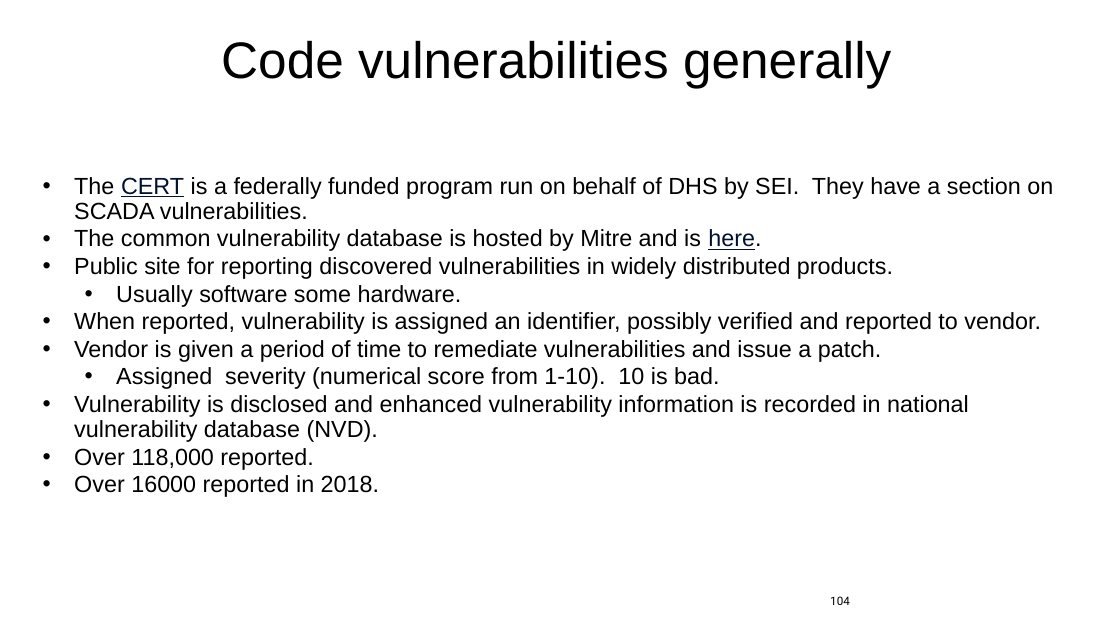
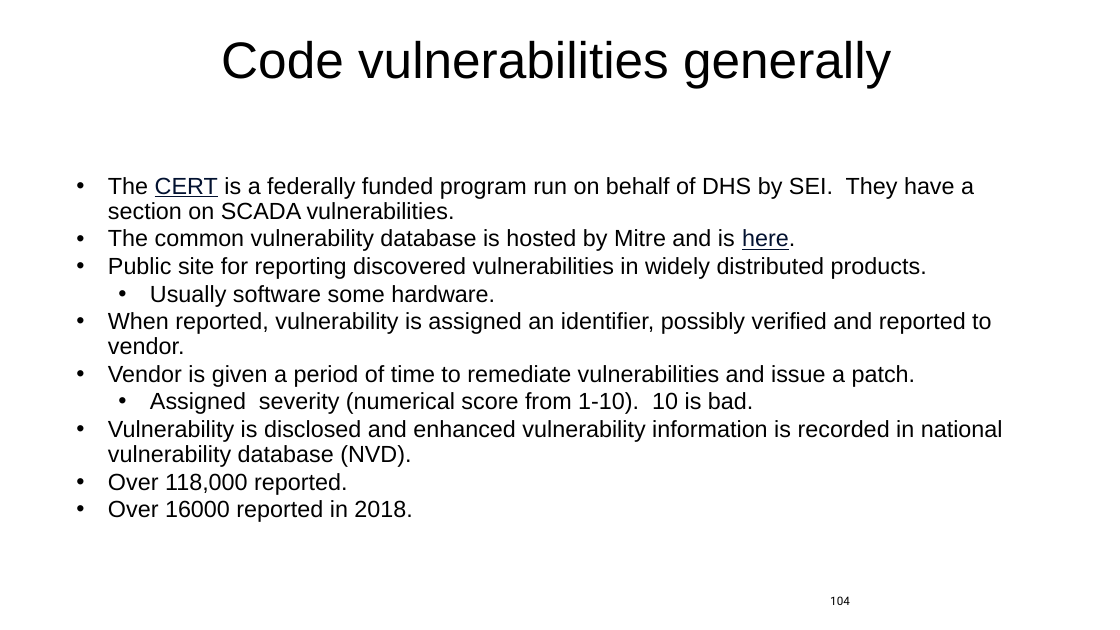
Before and after one commit to jlmucb/class_notes, a slide deck: slide 104 of IoT/pptx/IoTSoftwareNetworking.pptx. Drawn at 1120x630 pixels with LibreOffice and Linux fonts; fonts in the diff are those of the drawing. Boxes give left, top, right and bottom in pixels: in the first picture for what was removed or moved away, otherwise in the second. Text is boxed around its words. In the diff, an @@ line names an element or a change of style, - is before the commit and + after.

```diff
--- a/IoT/pptx/IoTSoftwareNetworking.pptx
+++ b/IoT/pptx/IoTSoftwareNetworking.pptx
@@ text "The CERT is a federally ..." rewrapped from [74, 177, 1053, 497] to [108, 177, 1003, 522] @@
```
Also in this commit, not shown: 17 other slides changed, 1 other file.
